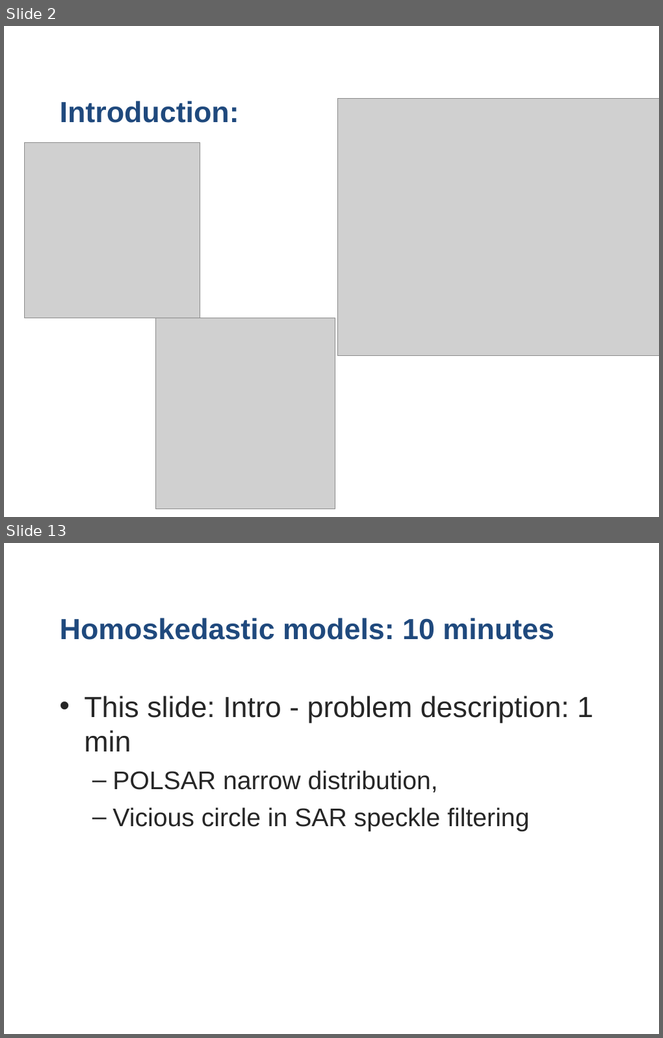
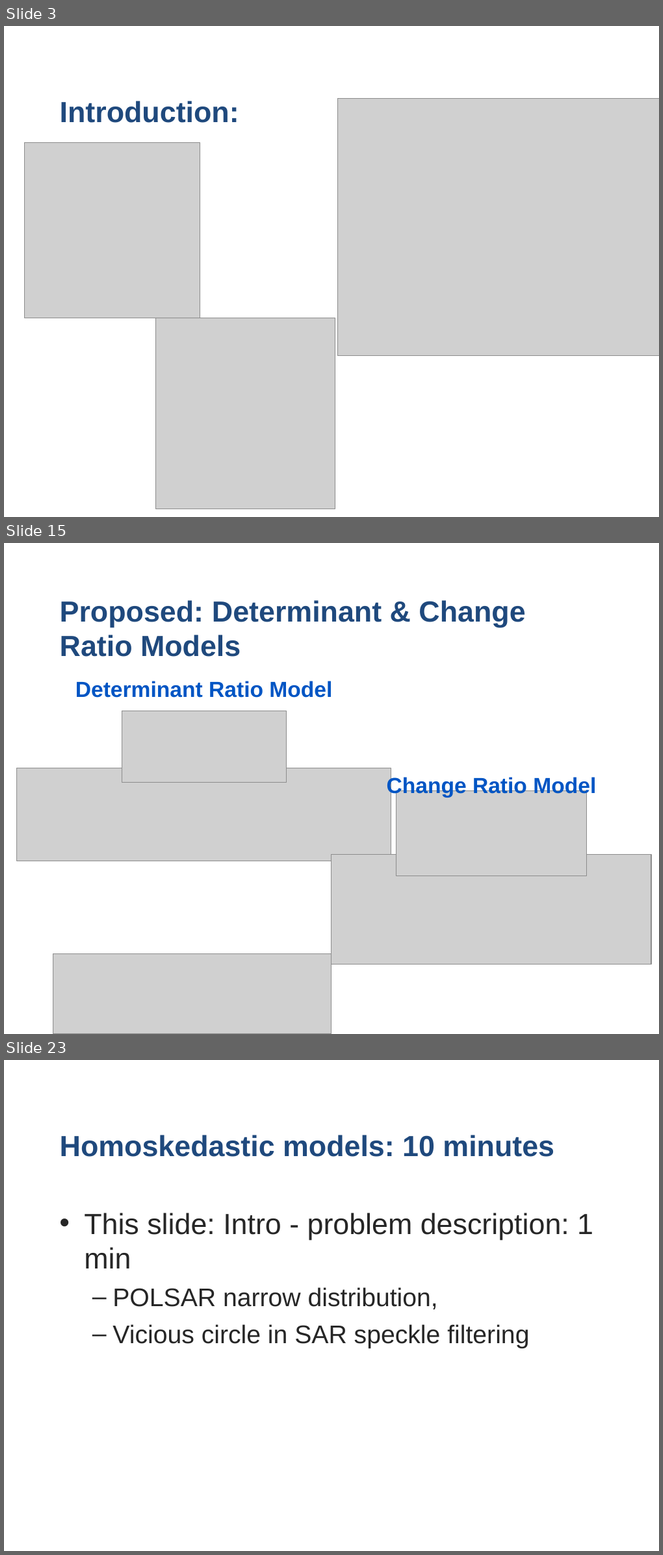
Before and after one commit to stivo-suong/thesis-latex-dev, a slide deck: oral_defense/Scalar & Homoskedastic Models for SAR & POLSAR.pptx.ppt. Shown one above the other, each under a label of ours: slides 2 and 13 before the commit, slides 3, 15 and 23 after it; the slides between them are not shown. The pictures are 663x1038 and 663x1555 pixels, drawn with LibreOffice and Linux fonts; fonts in the diff are those of the drawing; grey boxes stand for pictures; background and template pictures are left out. Boxes give left, top, right and bottom in pixels: in the first picture for what was removed or moved away, otherwise in the second. Text is boxed around its words. In the diff, an @@ line names an element or a change of style, - is before the commit and + after.

```diff
--- a/oral_defense/Scalar & Homoskedastic Models for SAR & POLSAR.pptx.ppt
+++ b/oral_defense/Scalar & Homoskedastic Models for SAR & POLSAR.pptx.ppt
@@ slide 15 added at <box>4,543,659,1034</box>, background #FFFFFF @@
@@ title added at <box>60,600,525,657</box>, 32 pt, text #1F497D, bold @@
+Proposed: Determinant & Change Ratio Models
@@ text added at <box>76,681,332,698</box>, 24 pt, text #0055C4, bold @@
+Determinant Ratio Model
@@ picture added at <box>122,711,286,783</box> @@
@@ picture added at <box>17,769,391,861</box> @@
@@ text added at <box>387,776,596,798</box>, 24 pt, text #0055C4, bold @@
+Change Ratio Model
@@ picture added at <box>397,791,586,876</box> @@
@@ picture added at <box>332,855,651,964</box> @@
@@ picture added at <box>53,954,332,1034</box> @@
@@ what was slide 2 is now slide 3 @@
@@ what was slide 13 is now slide 23 @@
```
Also in this commit, not shown: 3 slides changed, 16 other slides added, 6 slides removed.
